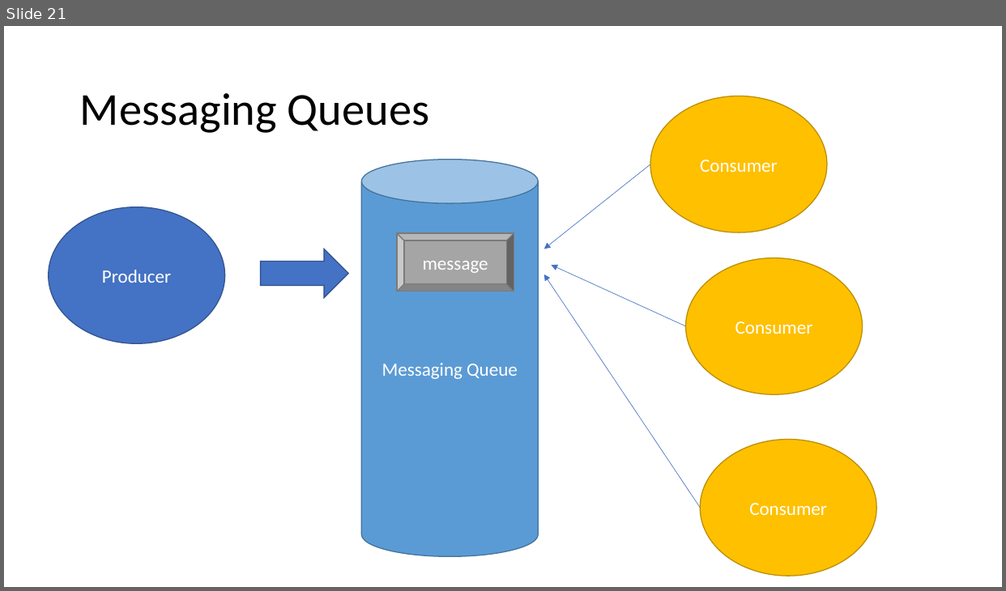
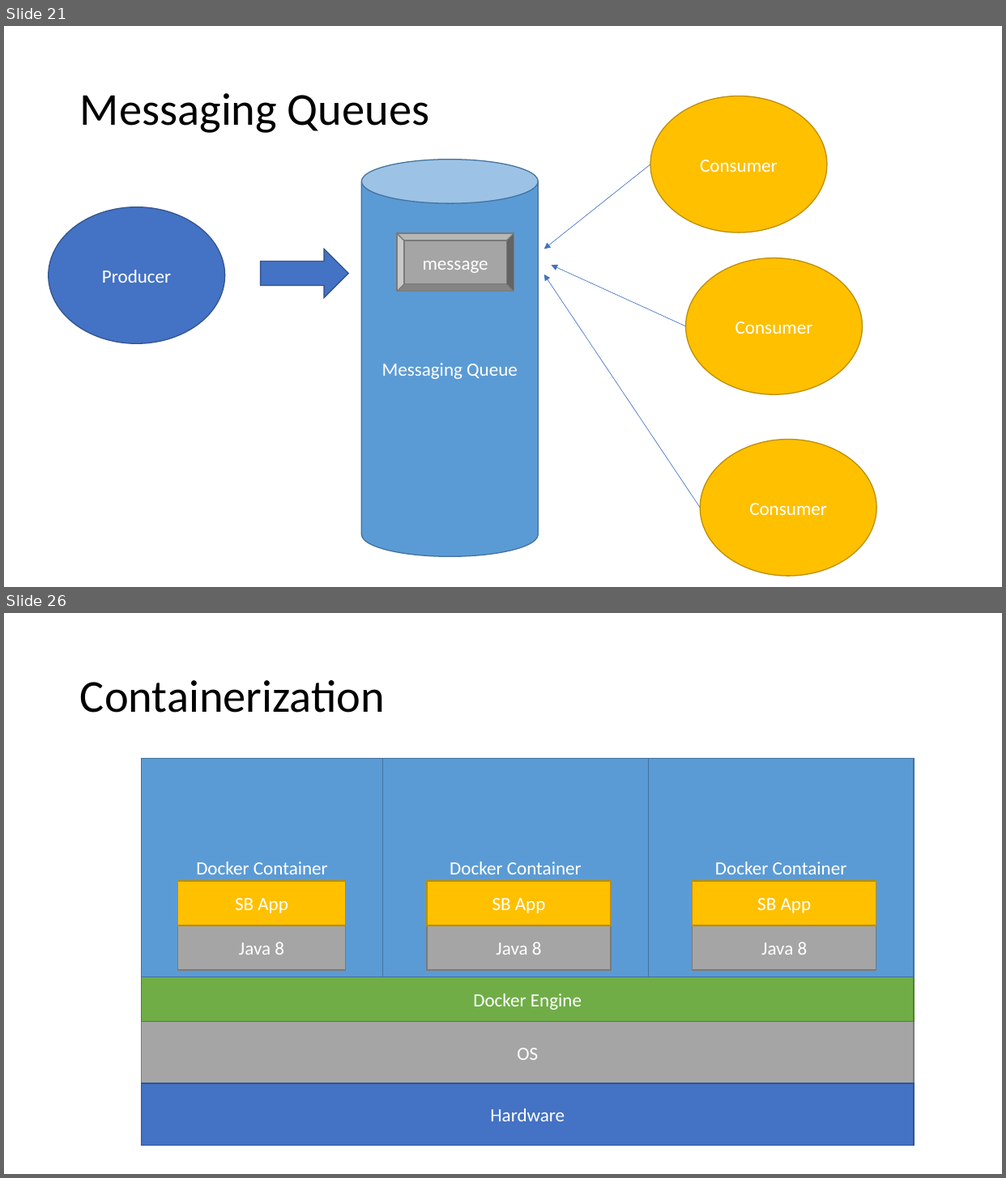
Before and after one commit to 2011JavaReact/Training, a slide deck: Week7/w7.pptx. Shown one above the other, each under a label of ours: slide 21 before the commit, slides 21 and 26 after it; the slides between them are not shown. The pictures are 1006x591 and 1006x1178 pixels, drawn with LibreOffice and Linux fonts; fonts in the diff are those of the drawing. Boxes give left, top, right and bottom in pixels: in the first picture for what was removed or moved away, otherwise in the second. Text is boxed around its words. In the diff, an @@ line names an element or a change of style, - is before the commit and + after.

```diff
--- a/Week7/w7.pptx
+++ b/Week7/w7.pptx
@@ slide 26 added at (x1=4, y1=613, x2=1002, y2=1174), background #FFFFFF @@
@@ title added at (x1=80, y1=680, x2=385, y2=713), 44 pt, text #000000 @@
+Containerization
@@ rectangle added at (x1=142, y1=758, x2=384, y2=977), fill #5B9BD5, outline #43739E 1 pt, 18 pt, text #FFFFFF @@
+Docker Container
@@ rectangle added at (x1=383, y1=758, x2=649, y2=977), fill #5B9BD5, outline #43739E 1 pt, 18 pt, text #FFFFFF @@
+Docker Container
@@ rectangle added at (x1=649, y1=758, x2=914, y2=977), fill #5B9BD5, outline #43739E 1 pt, 18 pt, text #FFFFFF @@
+Docker Container
@@ rectangle added at (x1=177, y1=881, x2=345, y2=926), fill #FFC000, outline #BD8E00 1 pt, 18 pt, text #FFFFFF @@
+SB App
@@ rectangle added at (x1=427, y1=881, x2=612, y2=926), fill #FFC000, outline #BD8E00 1 pt, 18 pt, text #FFFFFF @@
+SB App
@@ rectangle added at (x1=692, y1=881, x2=877, y2=926), fill #FFC000, outline #BD8E00 1 pt, 18 pt, text #FFFFFF @@
+SB App
@@ rectangle added at (x1=177, y1=926, x2=345, y2=971), fill #A5A5A5, outline #7A7A7A 1 pt, 18 pt, text #FFFFFF @@
+Java 8
@@ rectangle added at (x1=427, y1=926, x2=612, y2=971), fill #A5A5A5, outline #7A7A7A 1 pt, 18 pt, text #FFFFFF @@
+Java 8
@@ rectangle added at (x1=692, y1=926, x2=877, y2=971), fill #A5A5A5, outline #7A7A7A 1 pt, 18 pt, text #FFFFFF @@
+Java 8
@@ rectangle added at (x1=142, y1=977, x2=914, y2=1023), fill #70AD47, outline #538035 1 pt, 18 pt, text #FFFFFF @@
+Docker Engine
@@ rectangle added at (x1=142, y1=1022, x2=914, y2=1083), fill #A5A5A5, outline #7A7A7A 1 pt, 18 pt, text #FFFFFF @@
+OS
@@ rectangle added at (x1=142, y1=1084, x2=914, y2=1145), fill #4472C4, outline #325491 1 pt, 18 pt, text #FFFFFF @@
+Hardware
```
Also in this commit, not shown: 3 slides changed, 4 other slides added.
